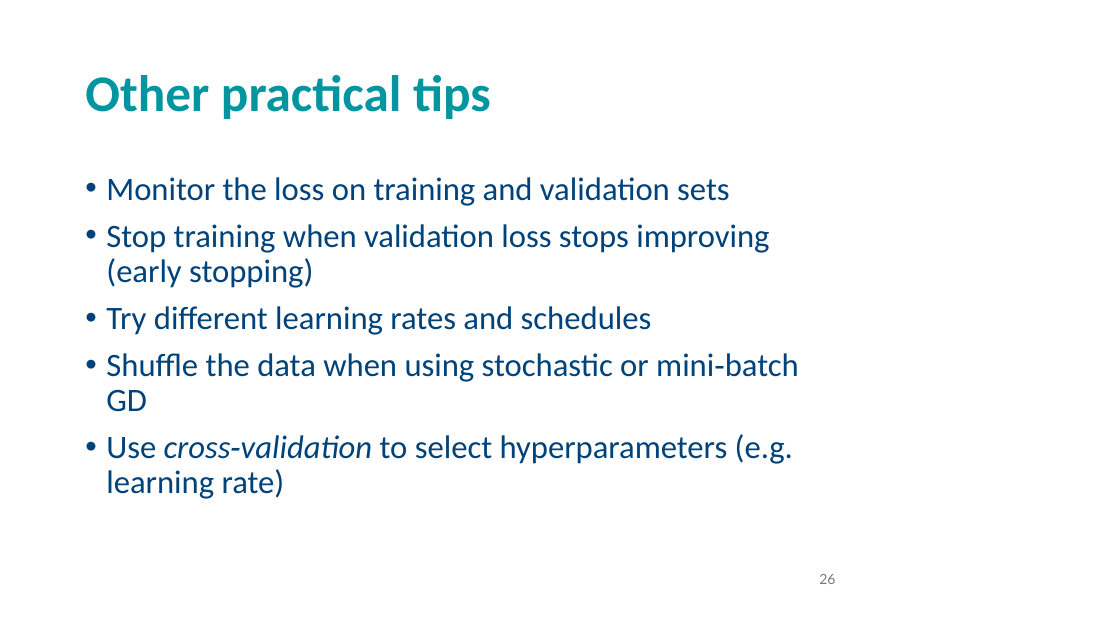
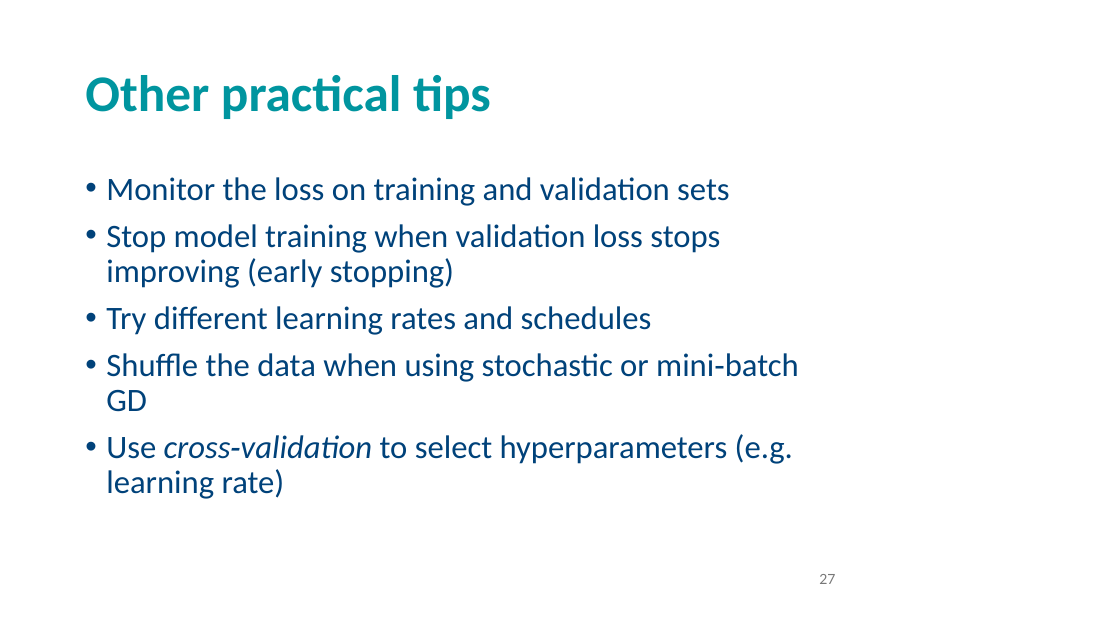
Before and after one commit to andrewcparnell/STAT41130, a slide deck: slide 27 of slides/day 1/D1C1_LR_NNs.pptx (slide 26 before the commit). Drawn at 1120x630 pixels with LibreOffice and Linux fonts; fonts in the diff are those of the drawing; background and template pictures are left out. Boxes give left, top, right and bottom in pixels: in the first picture for what was removed or moved away, otherwise in the second. Text is boxed around its words. In the diff, an @@ line names an element or a change of style, - is before the commit and + after.

```diff
--- a/slides/day 1/D1C1_LR_NNs.pptx
+++ b/slides/day 1/D1C1_LR_NNs.pptx
@@ text at (106,224,720,288): text changed @@
-• Stop training when validation loss stops improving (early stopping)
+• Stop model training when validation loss stops improving (early stopping)
@@ page number at (819,574,835,584): text changed @@
-26
+27
```
Also in this commit, not shown: 9 other slides changed, 1 slide added, 1 other file.
